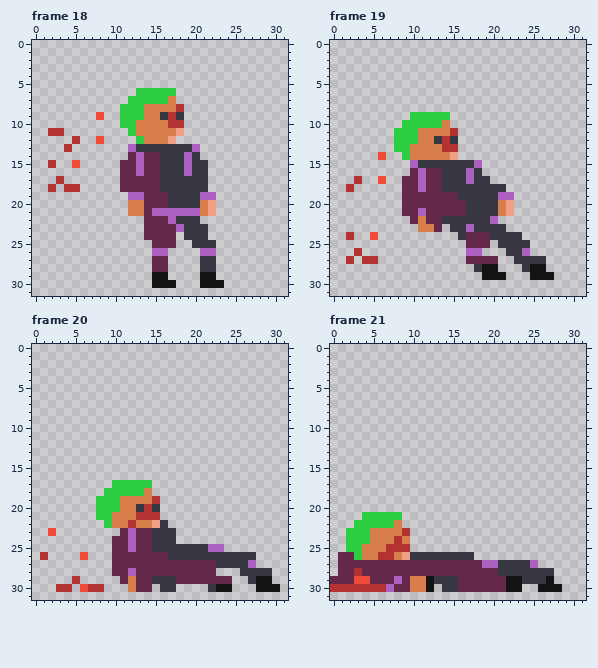
File history of a pixel-art file, assets/asesprite/citizen1.ase. The picture above is the old version.
32x32 pixels, 28 frames. Shown: frame 18, frame 19, frame 20, frame 21. The commit also changed other frames, which this record leaves out.
Once edited:
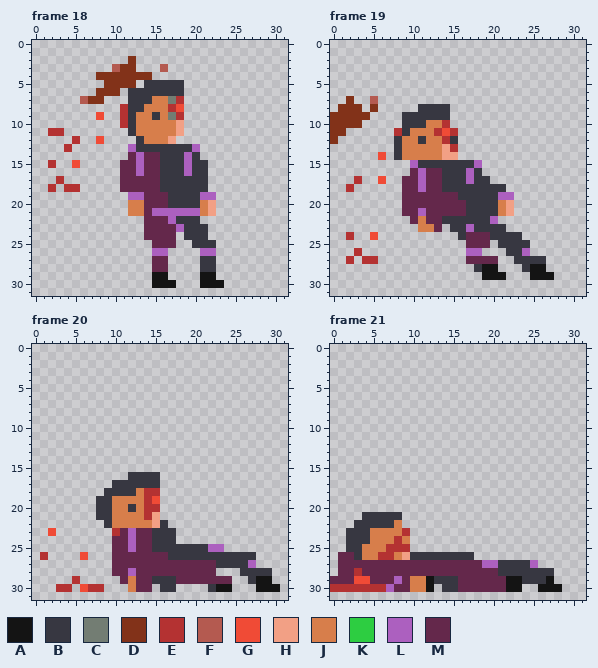
Palette (. is transparent): A #141414  B #373741  C #737d73  D #823219  E #b43232  F #b45a50  G #f04b36  H #f2a085  J #d77e4b  K #2dcd41  L #ac60bf  M #64284b
Changes in this commit:
Frame 18:
y 2: x 12 . -> D
y 3: x 10..12 ... -> FDD; x 16 . -> F
y 4: x 8..14 ....... -> DDDDDDD
y 5: x 9..12 .... -> DDDD; x 14..18 ..... -> BBBBB
y 6: x 8..10 ... -> DDD; x 12..18 .KKKKK. -> BBBBBBB
y 7: x 6..8 ... -> FDD; x 12..18 KKKKKJ. -> BBBJJCE
y 8: x 11..13 KKK -> EBB; x 17..18 JE -> EG
y 9: x 11..13 KKK -> EBJ; x 15..18 JBEB -> BJCE
y 10: x 11..12 KK -> EB; x 17..18 EE -> JH
y 11: x 12 K -> B
y 12: x 13 K -> B
Frame 19:
y 7: x 2 . -> D; x 5 . -> F
y 8: x 1..3 ... -> DDD; x 5 . -> D; x 11..14 .... -> BBBB
y 9: x 0..4 ..... -> DDDDD; x 9..14 .KKKKK -> BBBBBB
y 10: x 0..3 .... -> DDDD; x 9..14 KKKKKJ -> BBBJJE
y 11: x 0..1 .. -> DD; x 8..10 KKK -> EBJ; x 13..14 JJ -> EG
y 12: x 0 . -> D; x 8..11 KKKJ -> BJJB; x 13 B -> J
y 13: x 8..9 KK -> BJ; x 14 E -> H
y 14: x 8..9 .K -> BJ; x 14 J -> H
Frame 20:
y 16: x 12..15 .... -> BBBB
y 17: x 10..15 KKKKK. -> BBBBBB
y 18: x 9..15 KKKKKJ. -> BBBBJEE
y 19: x 8..10 KKK -> BBJ; x 14..15 JE -> EG
y 20: x 8..10 KKK -> BBJ; x 12..13 JB -> BJ; x 15 B -> E
y 21: x 8..9 KK -> BB; x 13 E -> J; x 15 E -> H
y 22: x 9 K -> B; x 12 E -> J
y 23: x 10 . -> E
Frame 21:
y 21: x 4..8 KKKKK -> BBBBB
y 22: x 3..7 KKKKK -> BBBBB
y 23..24: x 2..4 KKK -> BBB
y 25: x 2..3 KK -> BB
y 26: x 3 K -> B
